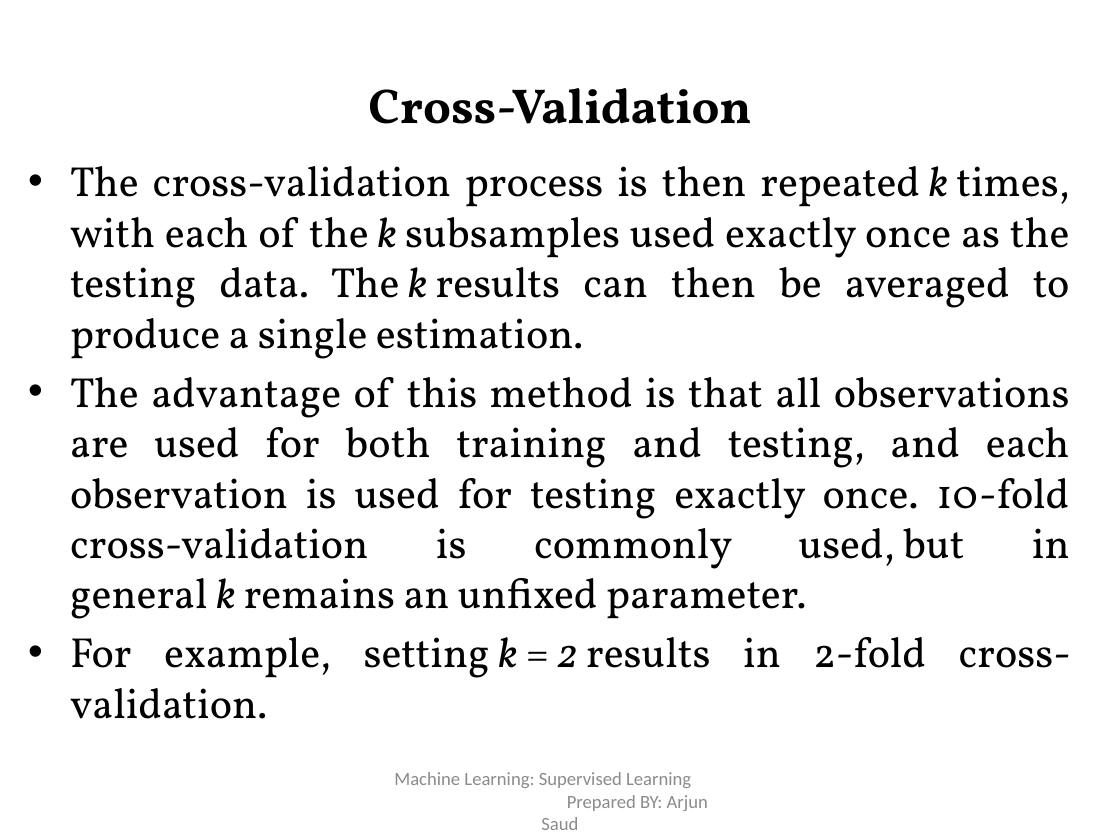
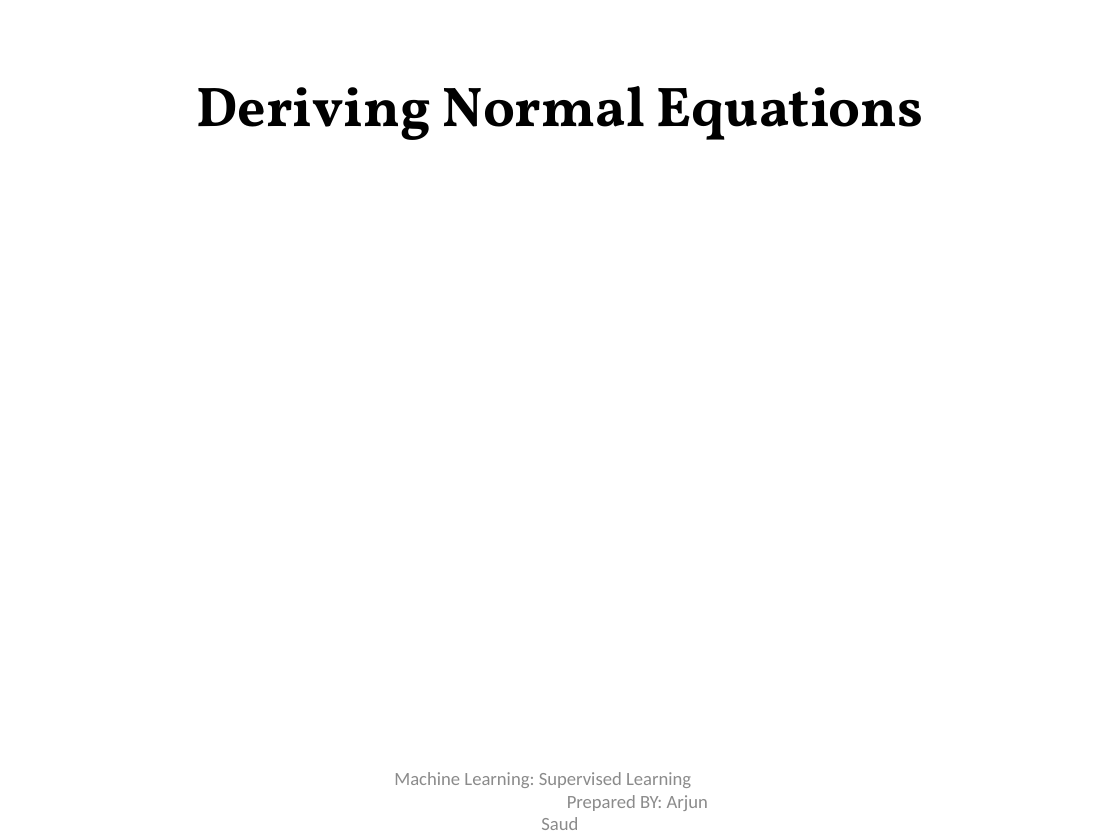
Before and after one commit to risav55/notes, a slide deck: slide 37 of Second Semester/ML/Unit -2 Supervised Learning.pptx (slide 53 before the commit). Drawn at 1120x840 pixels with LibreOffice and Linux fonts; fonts in the diff are those of the drawing; grey boxes stand for pictures. Boxes give left, top, right and bottom in pixels: in the first picture for what was removed or moved away, otherwise in the second. Text is boxed around its words. In the diff, an @@ line names an element or a change of style, - is before the commit and + after.

```diff
--- a/Second Semester/ML/Unit -2 Supervised Learning.pptx
+++ b/Second Semester/ML/Unit -2 Supervised Learning.pptx
@@ title at (196,86,923,140): text changed; size 31.5 to 36 pt @@
-Cross-Validation
+Deriving Normal Equations
@@ text removed at (70,166,1071,719) @@
-• The cross-validation process is then repeated k times, with each of the k subsamples used exactly once as the testing data. The k results can then be averaged to produce a single estimation.
-• The advantage of this method is that all observations are used for both training and testing, and each observation is used for testing exactly once. 10-fold cross-validation is commonly used, but in general k remains an unfixed parameter.
-• For example, setting k = 2 results in 2-fold cross-validation.
```
Also in this commit, not shown: 5 other slides changed, 14 slides added, 5 other files.
